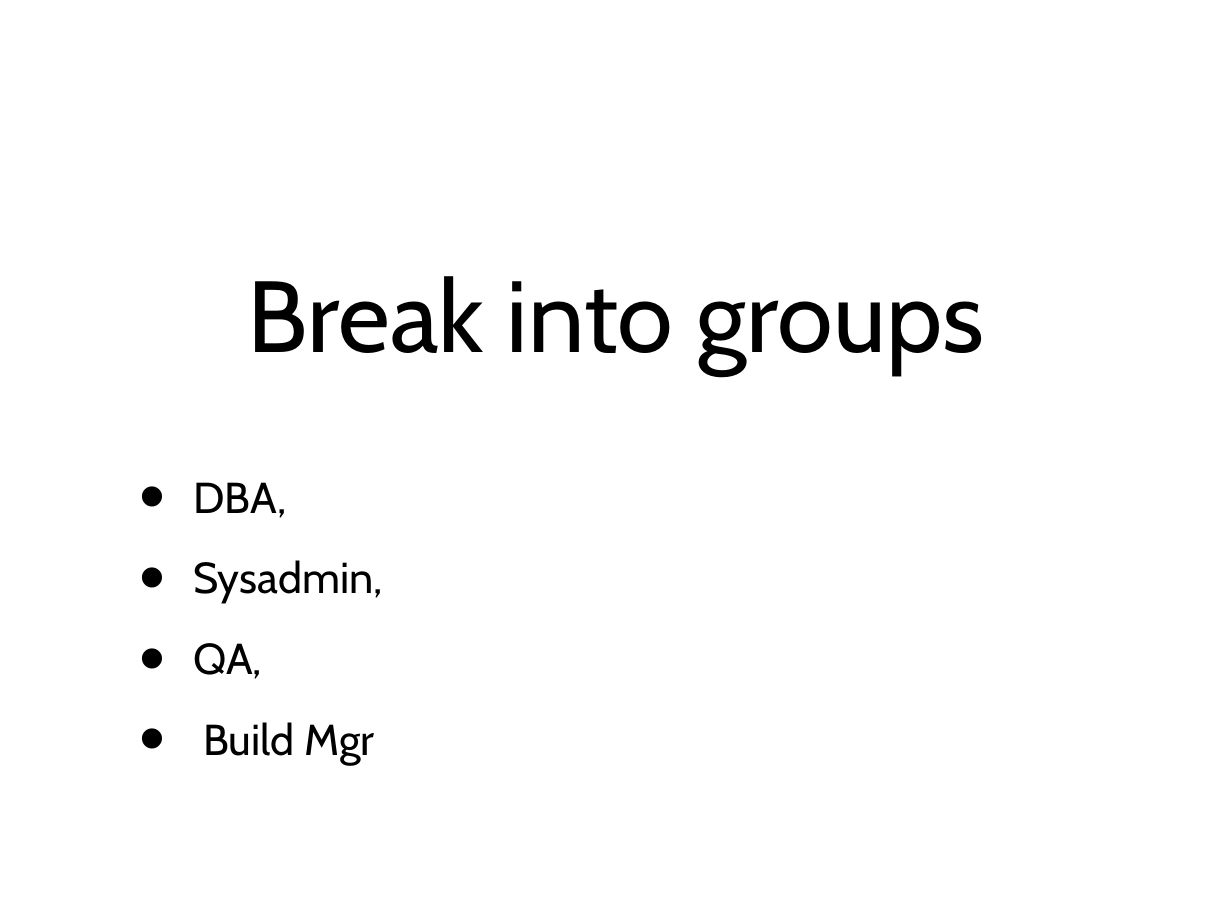
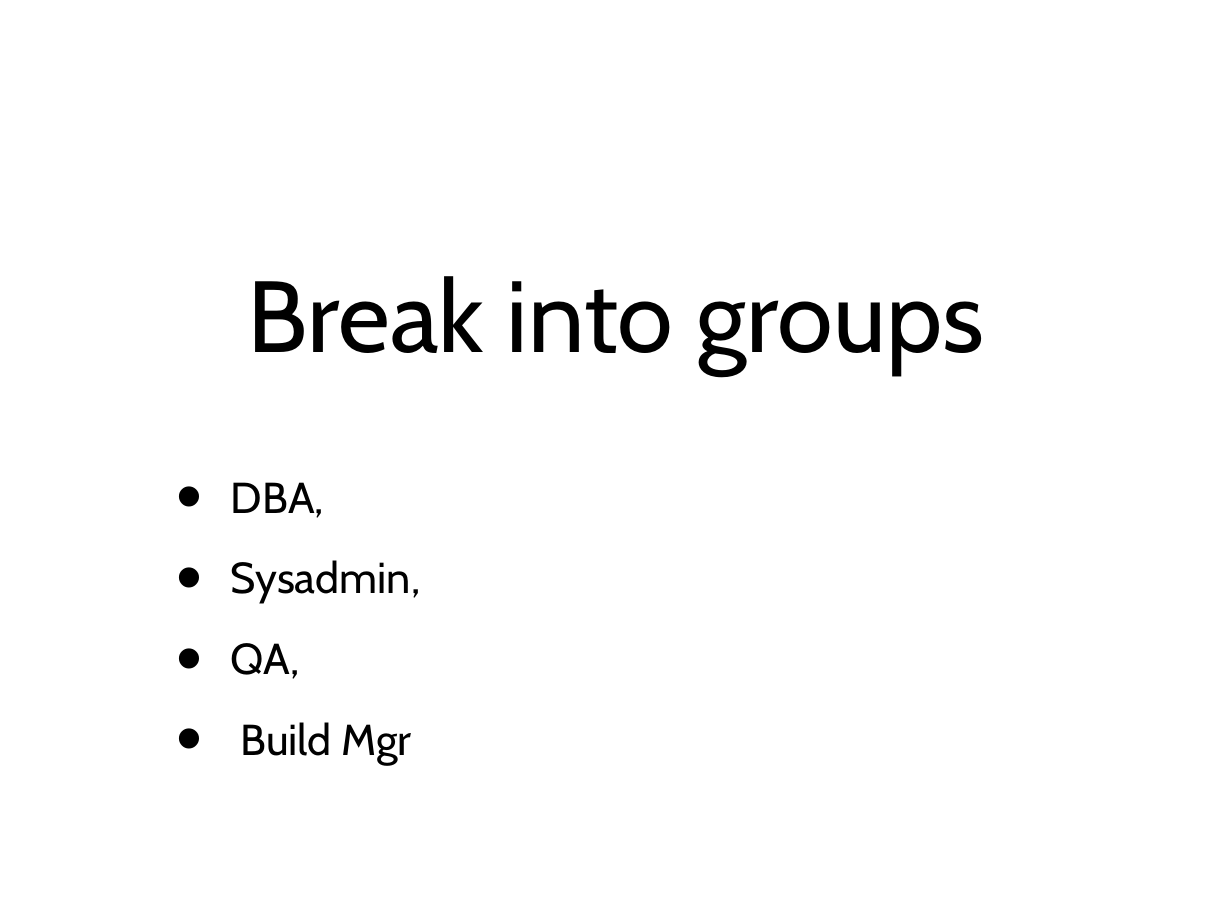
Before and after one commit to simpsonjulian/his-spa-materials, a slide deck: slide 12 of Presentation.odp. Drawn at 1232x924 pixels with LibreOffice and Linux fonts; fonts in the diff are those of the drawing. Boxes give left, top, right and bottom in pixels: in the first picture for what was removed or moved away, otherwise in the second. Text is boxed around its words. In the diff, an @@ line names an element or a change of style, - is before the commit and + after.

```diff
--- a/Presentation.odp
+++ b/Presentation.odp
@@ text "DBA," at (231, 482, 421, 766): indent changed @@
```
Also in this commit, not shown: 3 other slides changed, 1 slide added, 1 slide removed.
